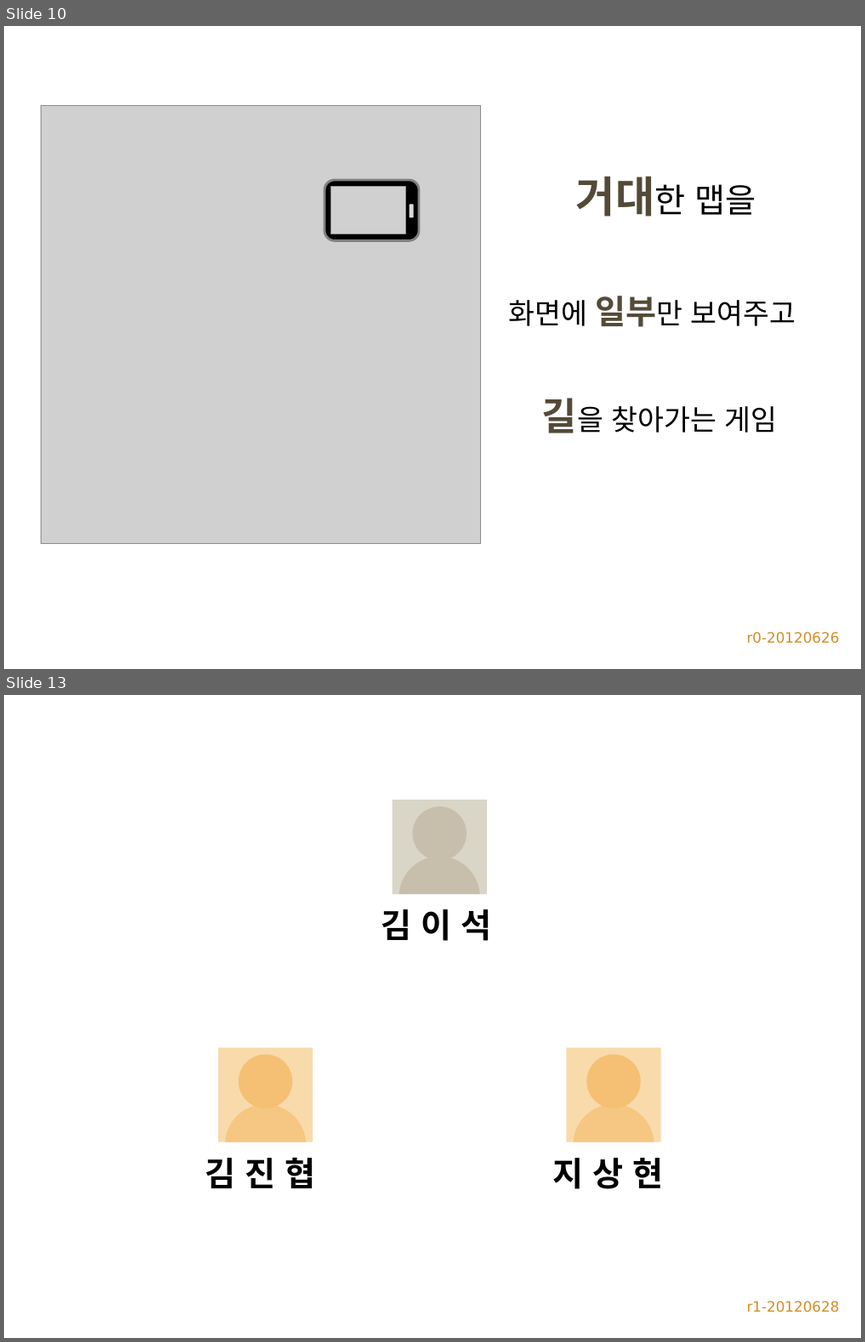
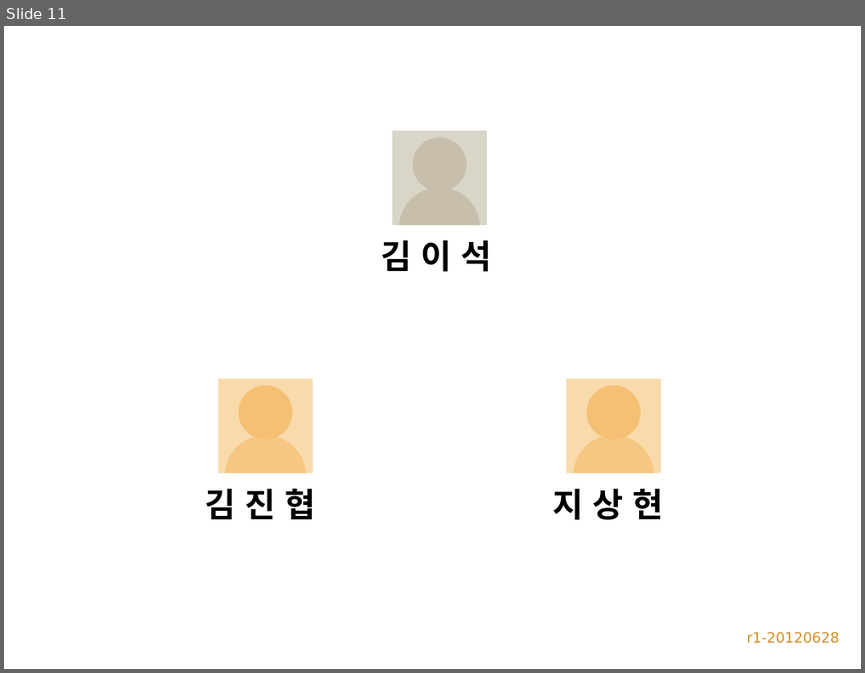
Before and after one commit to zwycid/dimension-drive-downside, a slide deck: doc/3조-DimensionDriveDownside.pptx. Shown one above the other, each under a label of ours: slides 10 and 13 before the commit, slide 11 after it; the slides between them are not shown. The pictures are 865x1342 and 865x673 pixels, drawn with LibreOffice and Linux fonts; fonts in the diff are those of the drawing; grey boxes stand for pictures; background and template pictures are left out. Boxes give left, top, right and bottom in pixels: in the first picture for what was removed or moved away, otherwise in the second. Text is boxed around its words. In the diff, an @@ line names an element or a change of style, - is before the commit and + after.

```diff
--- a/doc/3조-DimensionDriveDownside.pptx
+++ b/doc/3조-DimensionDriveDownside.pptx
@@ slide 10 removed at [4,26,861,669], background picture (left out) @@
@@ picture removed at [41,106,479,543] @@
@@ text removed at [576,176,755,216] @@
-거대한 맵을
@@ rounded rectangle removed at [324,180,419,241] @@
@@ rounded rectangle removed at [331,186,406,233] @@
@@ picture removed at [331,186,406,233] @@
@@ rounded rectangle removed at [409,204,414,218] @@
@@ text removed at [508,295,796,327] @@
-화면에 일부만 보여주고
@@ text removed at [542,397,778,433] @@
-길을 찾아가는 게임
@@ text removed at [747,631,840,643] @@
-r0-20120626
@@ what was slide 13 is now slide 11 @@
```
Also in this commit, not shown: 11 slides changed, 2 slides added, 5 other slides removed, 1 other file.
